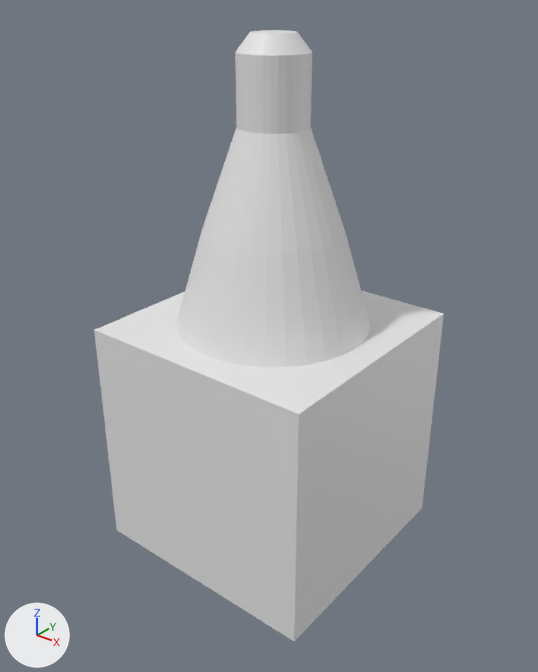
The FBX model Assets/Props/WineBottle1WIP.fbx, before and after one commit.
One viewpoint serves both versions: a 50 mm lens placed at (3.38, -4.28, 3.51), pointed at (0.03, -0.08, 0.91). The axes (+X, +Y, +Z) are drawn at lower left. The lights are the same throughout. Where no turn or scale is listed for an object, it has been applied to the vertices.
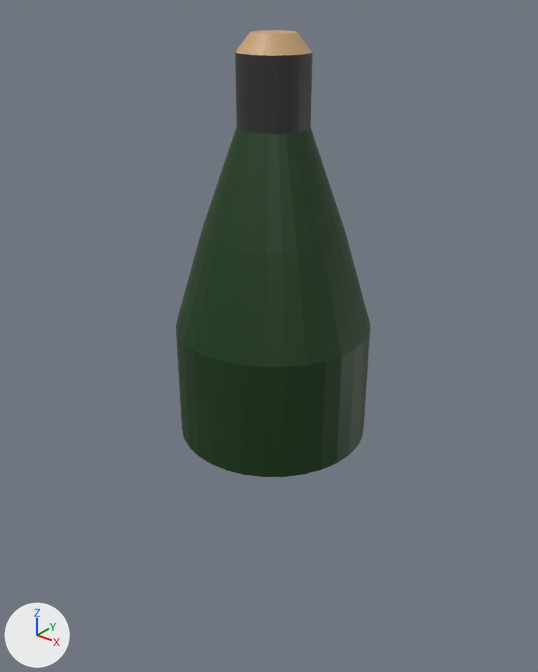
The newer file is also rescaled (x0.156), turned or shifted as a whole; pictures and numbers use the older file's frame.

The change, as a diff of the scene's bpy script:
```diff
--- a/Assets/Props/WineBottle1WIP.fbx.py
+++ b/Assets/Props/WineBottle1WIP.fbx.py
@@ mat_material @@
 mat_material = principled_material('Material')
-mat_material.base_color = (0.8, 0.8, 0.8)  # white #e7e7e7
+mat_material.base_color = (0.00606, 0.0425, 0.00587)  # dark green #123a12
@@ mat_material_001 @@
+mat_material_001 = principled_material('Material.001')
+mat_material_001.base_color = (0.0339, 0.0339, 0.0339)  # black #343434
@@ mat_material_002 @@
+mat_material_002 = principled_material('Material.002')
+mat_material_002.base_color = (0.591, 0.371, 0.188)  # brown #caa478
@@ me_cylinder @@
 me_cylinder.from_pydata(...)  # 192 vertices, 162 faces; spans x -0.78..0.78, y -0.78..0.78, z -0.96..2.16
 # used by ob_cylinder; location = (0.0, 0.0, 1.0)
+# me_cylinder part 1: all 97 faces centred in x -0.77..0.77, y -0.77..0.77, z -0.96..1.15 switch from no material to mat_material (dark green #123a12)
+# me_cylinder part 2: all 32 faces centred in x -0.26..0.26, y -0.26..0.26, z 1.78 switch from no material to mat_material_001 (black #343434)
+# me_cylinder part 3: all 33 faces centred in x -0.21..0.21, y -0.21..0.21, z 2.1..2.16 switch from no material to mat_material_002 (brown #caa478)
@@ ob_cube @@
-ob_cube = bpy.data.objects.new('Cube', me_cube)
-ob_cube.location = (0.0, 0.0, 0.0)
```

Changed parts and their boxes (x1, y1, x2, y2) in the pictures (538 x 672 px):
'Cube', deleted
    before: (94, 291, 444, 641)
'Cylinder', recoloured (white to green)
    both: (176, 30, 370, 477)
part 1 of me_cylinder, recoloured (white to green)
    both: (176, 127, 370, 367)
part 2 of me_cylinder, recoloured (white to black)
    both: (235, 52, 313, 134)
part 3 of me_cylinder, recoloured
    both: (235, 30, 312, 56)
